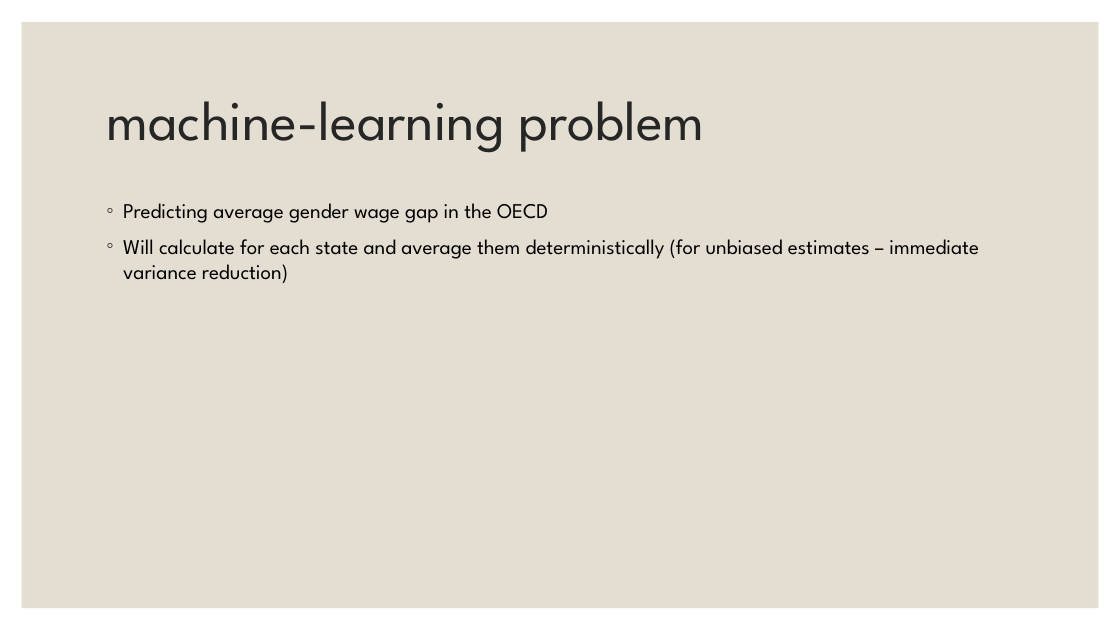
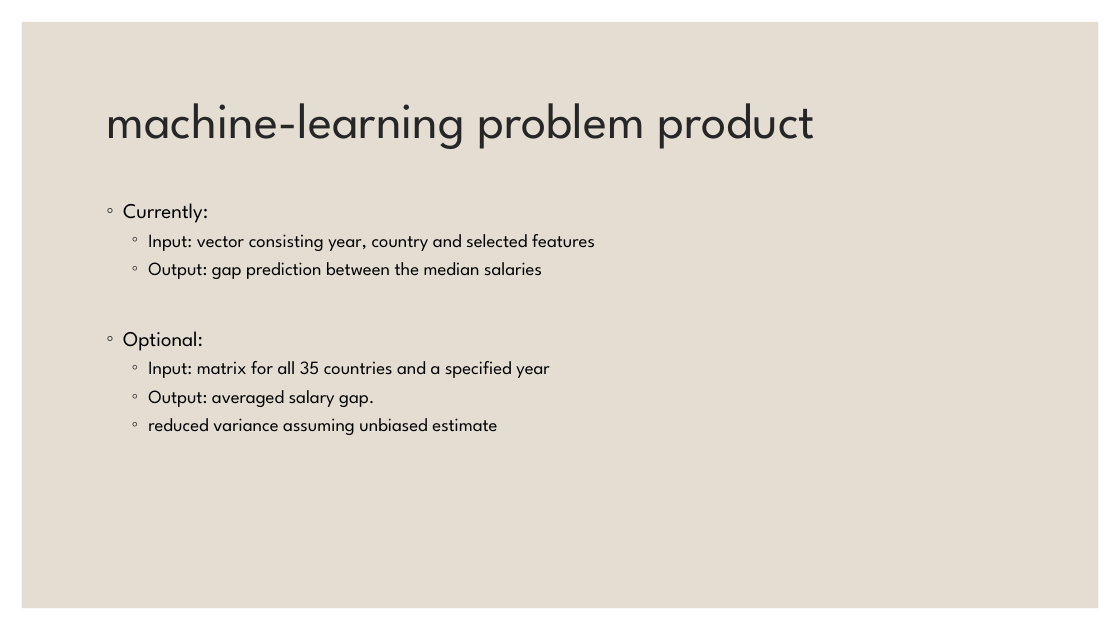
Before and after one commit to EylonSaadon/DataScienceWorkShop, a slide deck: slide 7 of Sallary gap predictionfrom Project Demo.pptx. Drawn at 1120x630 pixels with LibreOffice and Linux fonts; fonts in the diff are those of the drawing. Boxes give left, top, right and bottom in pixels: in the first picture for what was removed or moved away, otherwise in the second. Text is boxed around its words. In the diff, an @@ line names an element or a change of style, - is before the commit and + after.

```diff
--- a/Sallary gap predictionfrom Project Demo.pptx
+++ b/Sallary gap predictionfrom Project Demo.pptx
@@ title at [106, 103, 815, 149]: text changed; size 48 to 43.2 pt @@
-machine-learning problem
+machine-learning problem product
@@ text at [123, 203, 595, 435]: text changed; size 18 to 16 pt @@
-◦ Predicting average gender wage gap in the OECD
-◦ Will calculate for each state and average them deterministically (for unbiased estimates – immediate variance reduction)
+◦ Currently:
+  ◦ Input: vector consisting year, country and selected features
+  ◦ Output: gap prediction between the median salaries
+◦ Optional:
+  ◦ Input: matrix for all 35 countries and a specified year
+  ◦ Output: averaged salary gap.
+  ◦ reduced variance assuming unbiased estimate
```
Also in this commit, not shown: 3 other slides changed.
